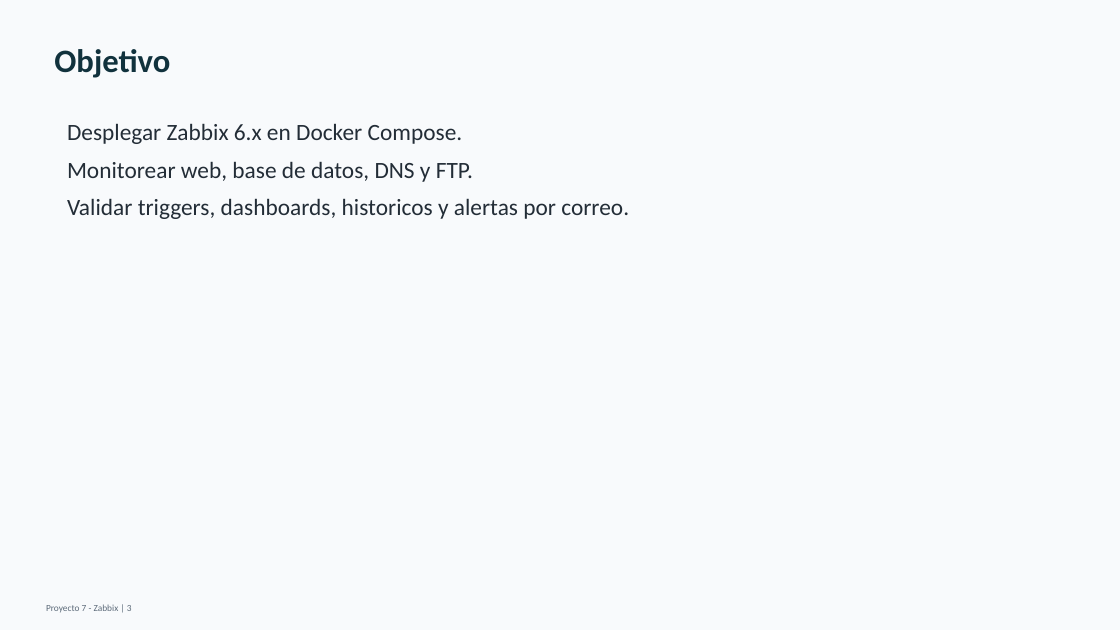
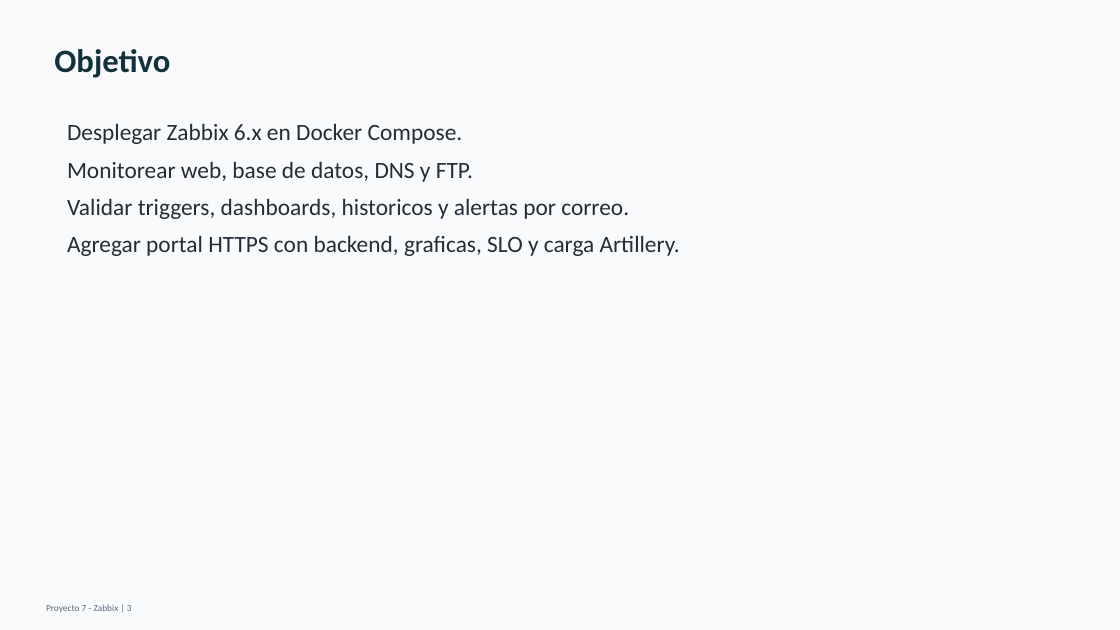
Before and after one commit to ballesterossmartsolutionssas/Proyecto7-Zabbix, a slide deck: slide 3 of entrega-final/Presentacion_Proyecto7_Zabbix.pptx. Drawn at 1120x630 pixels with LibreOffice and Linux fonts; fonts in the diff are those of the drawing. Boxes give left, top, right and bottom in pixels: in the first picture for what was removed or moved away, otherwise in the second. Text is boxed around its words. In the diff, an @@ line names an element or a change of style, - is before the commit and + after.

```diff
--- a/entrega-final/Presentacion_Proyecto7_Zabbix.pptx
+++ b/entrega-final/Presentacion_Proyecto7_Zabbix.pptx
@@ text at box(67, 235, 680, 256): paragraph added @@
+Agregar portal HTTPS con backend, graficas, SLO y carga Artillery.
```
Also in this commit, not shown: 8 other slides changed, 2 slides added, 11 other files.
